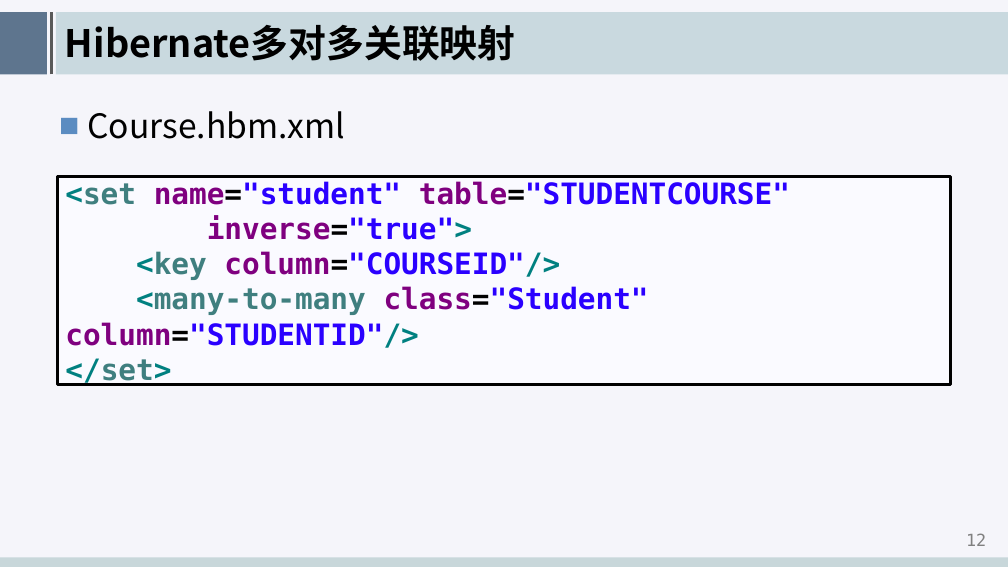
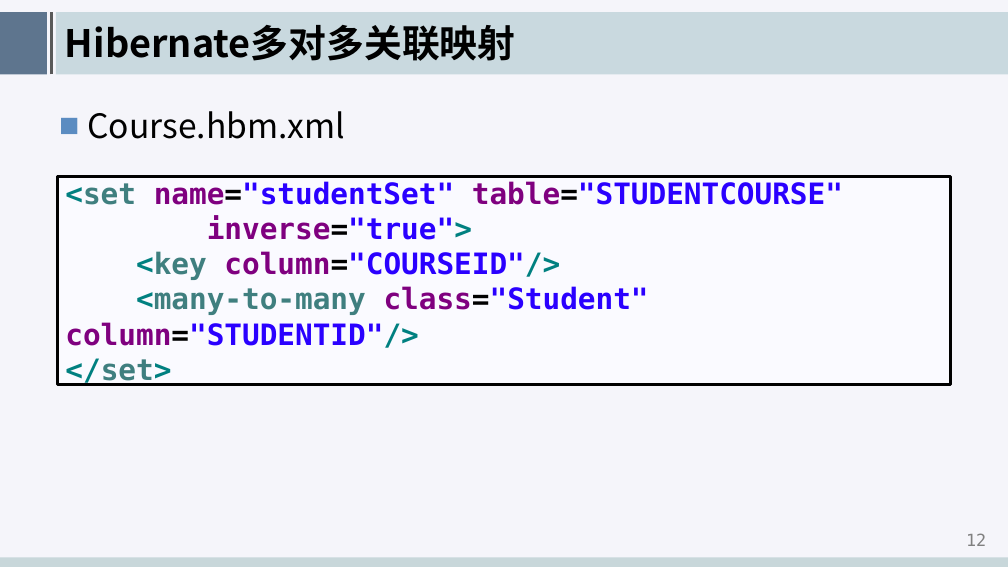
Before and after one commit to edu2act/course-hibernate, a slide deck: slide 13 of meterials/slides/ch06-many-to-many-mapping.pptx. Drawn at 1008x567 pixels with LibreOffice and Linux fonts; fonts in the diff are those of the drawing; background and template pictures are left out. Boxes give left, top, right and bottom in pixels: in the first picture for what was removed or moved away, otherwise in the second. Text is boxed around its words. In the diff, an @@ line names an element or a change of style, - is before the commit and + after.

```diff
--- a/meterials/slides/ch06-many-to-many-mapping.pptx
+++ b/meterials/slides/ch06-many-to-many-mapping.pptx
@@ text in rectangle at (x1=65, y1=181, x2=843, y2=205): text changed @@
-<set name="student" table="STUDENTCOURSE"
+<set name="studentSet" table="STUDENTCOURSE"
```
Also in this commit, not shown: 5 other slides changed, 2 other files.
